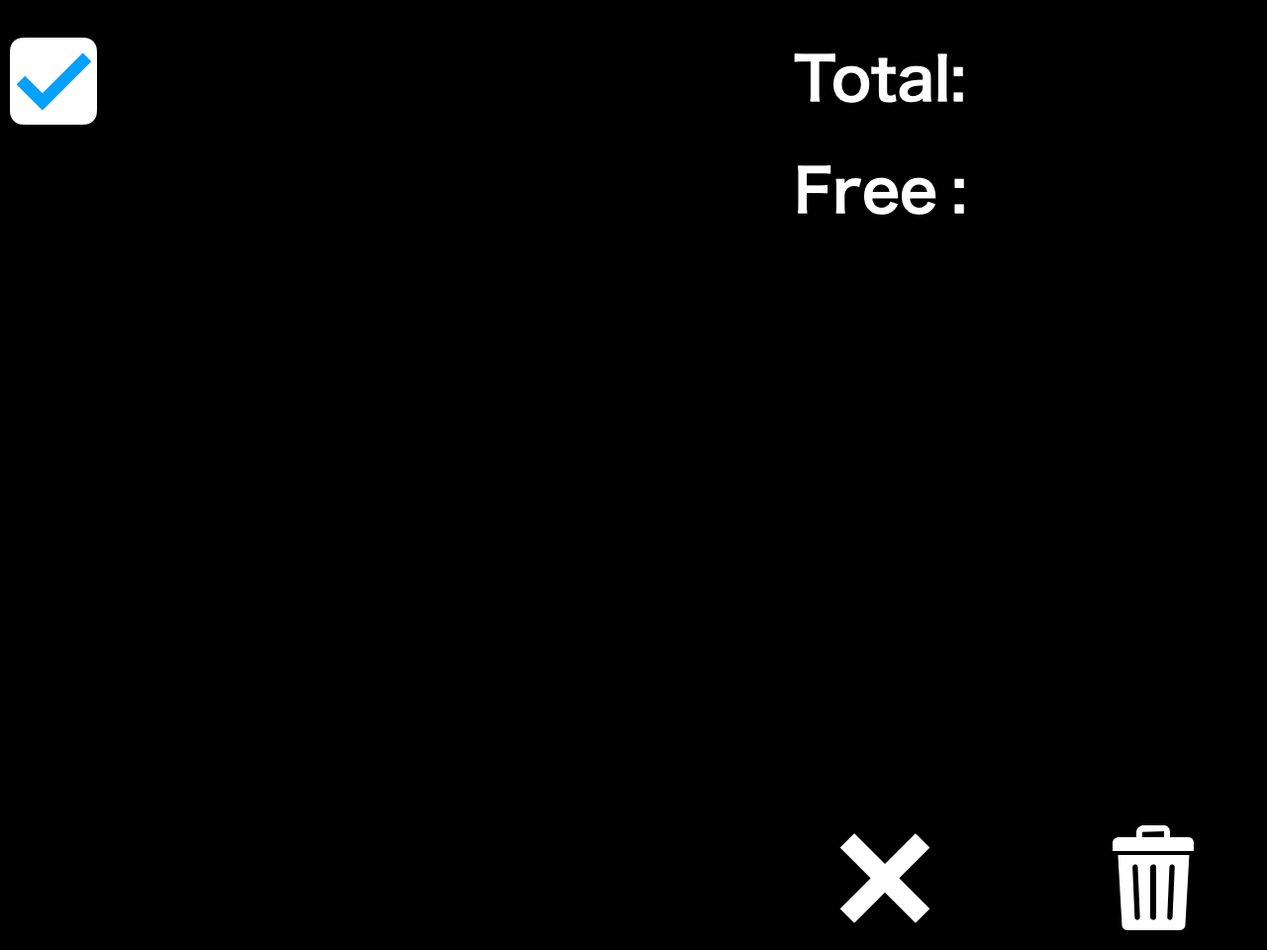
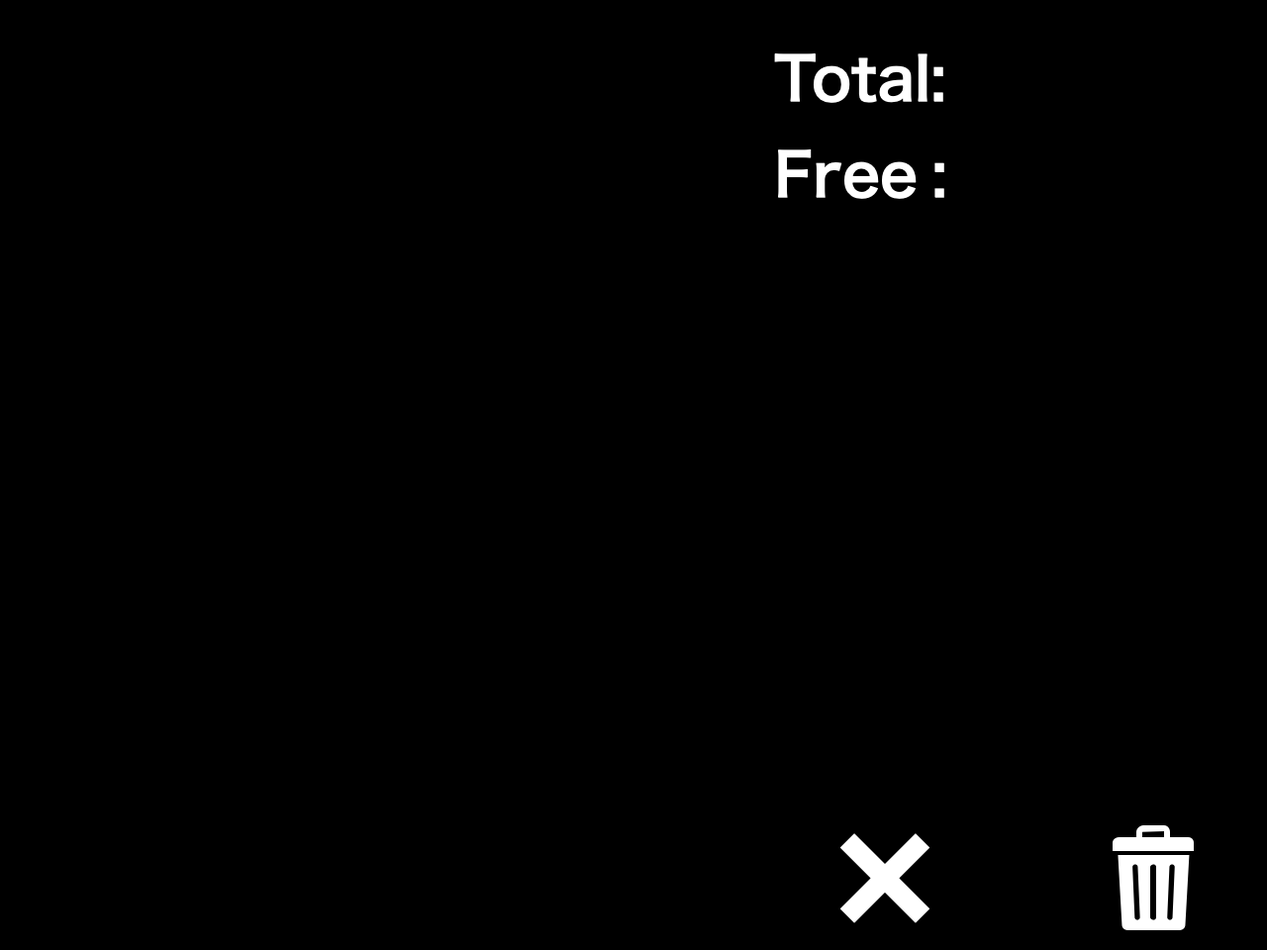
Layer changes from the first 1267px x 950px image to the second:
hid "Layer 14" over (9, 37, 97, 125)
removed layer "Layer 14" (2nd of 2) over (9, 37, 964, 215)
showed "Layer 10" (2nd of 2), moved it above "Layer 11", painted on it over (9, 37, 964, 215)
painted on "Layer 11" (2nd of 2) over (9, 37, 964, 215)
